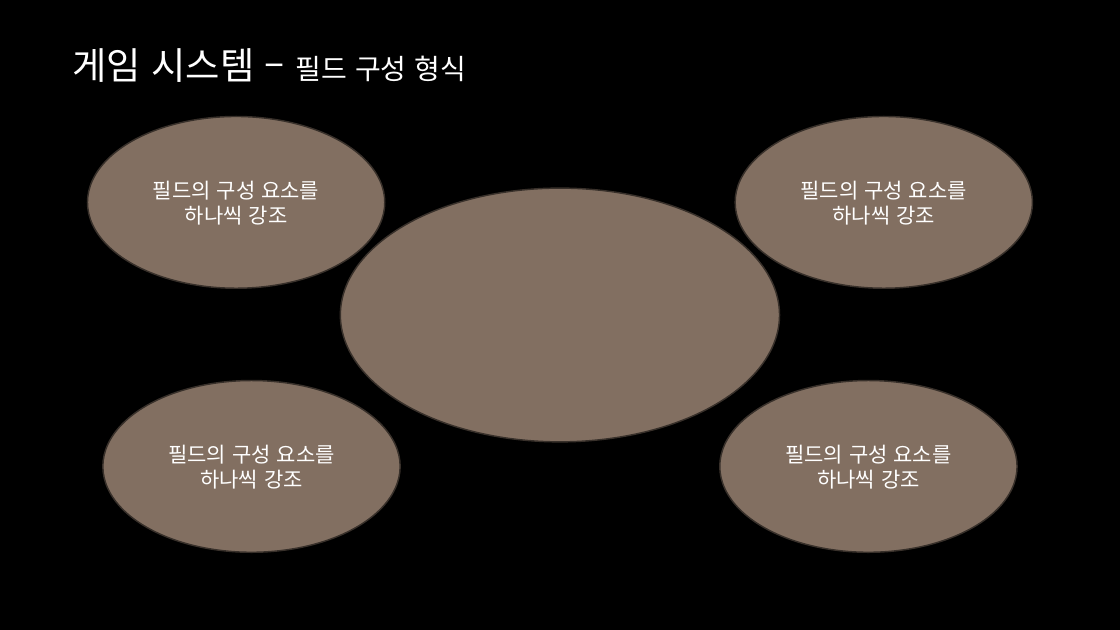
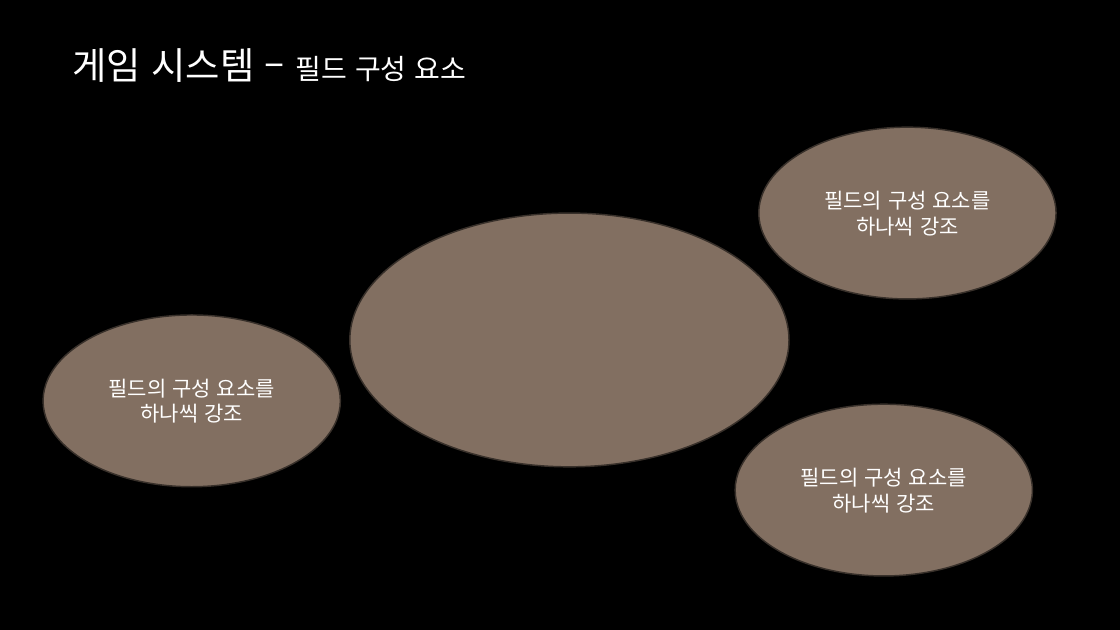
Before and after one commit to yjk0401/unityenginebasic_9th, a slide deck: slide 4 of 기획/SRPG/Srpg 기획서.pptx. Drawn at 1120x630 pixels with LibreOffice and Linux fonts; fonts in the diff are those of the drawing; background and template pictures are left out. Boxes give left, top, right and bottom in pixels: in the first picture for what was removed or moved away, otherwise in the second. Text is boxed around its words. In the diff, an @@ line names an element or a change of style, - is before the commit and + after.

```diff
--- a/기획/SRPG/Srpg 기획서.pptx
+++ b/기획/SRPG/Srpg 기획서.pptx
@@ text at (x1=72, y1=48, x2=466, y2=82): text changed @@
-게임 시스템 – 필드 구성 형식
+게임 시스템 – 필드 구성 요소
@@ ellipse "필드의 구성 요소를 하나씩 강조" moved from (x1=735, y1=117, x2=1033, y2=288) to (x1=759, y1=127, x2=1056, y2=298) @@
@@ ellipse moved from (x1=340, y1=188, x2=780, y2=442) to (x1=350, y1=213, x2=790, y2=467) @@
@@ ellipse "필드의 구성 요소를 하나씩 강조" moved from (x1=87, y1=117, x2=385, y2=288) to (x1=43, y1=315, x2=340, y2=486) @@
@@ ellipse removed at (x1=720, y1=381, x2=1017, y2=552) @@
-필드의 구성 요소를 하나씩 강조
@@ ellipse "필드의 구성 요소를 하나씩 강조" moved from (x1=103, y1=381, x2=400, y2=552) to (x1=735, y1=404, x2=1033, y2=576) @@
```
Also in this commit, not shown: 5 other slides changed, 1 slide added, 1 slide removed.
